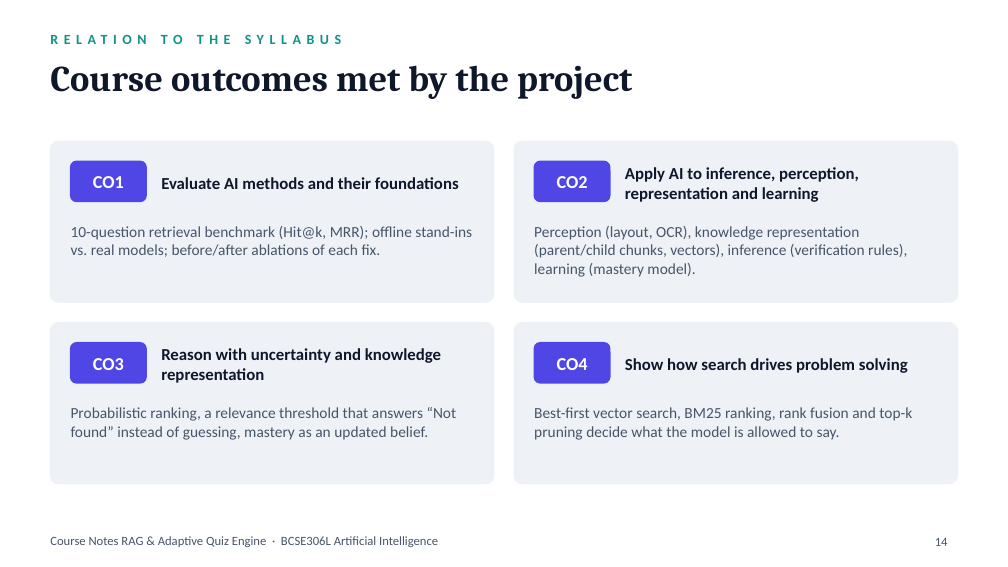
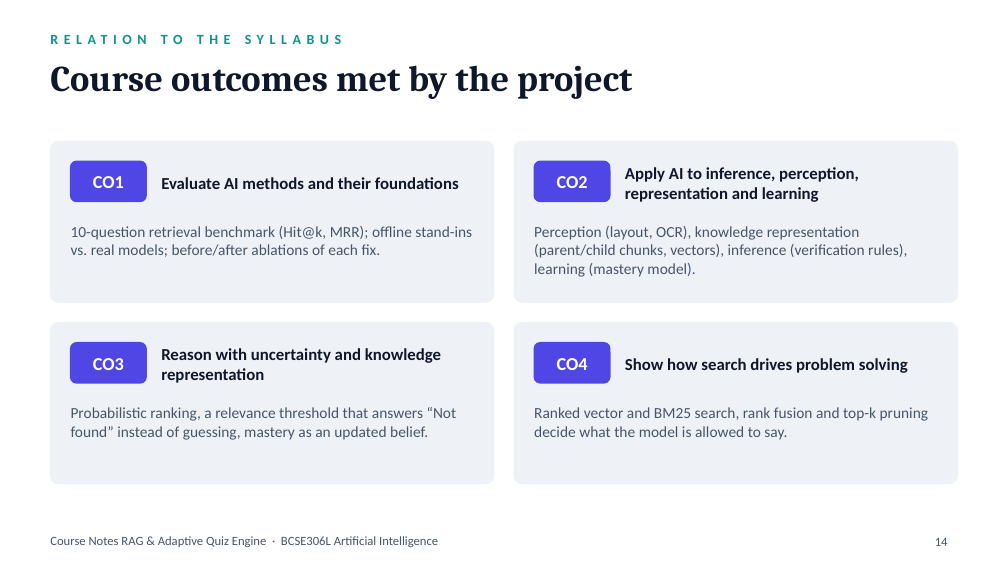
Before and after one commit to RoyceRRNS/AI_Project, a slide deck: slide 14 of docs/presentation/Course_Notes_RAG_Demo.pptx. Drawn at 1008x567 pixels with LibreOffice and Linux fonts; fonts in the diff are those of the drawing. Boxes give left, top, right and bottom in pixels: in the first picture for what was removed or moved away, otherwise in the second. Text is boxed around its words. In the diff, an @@ line names an element or a change of style, - is before the commit and + after.

```diff
--- a/docs/presentation/Course_Notes_RAG_Demo.pptx
+++ b/docs/presentation/Course_Notes_RAG_Demo.pptx
@@ text at [534,407,929,440]: text changed @@
-Best-first vector search, BM25 ranking, rank fusion and top-k pruning decide what the model is allowed to say.
+Ranked vector and BM25 search, rank fusion and top-k pruning decide what the model is allowed to say.
```
Also in this commit, not shown: 1 other slide changed, 5 other files.
